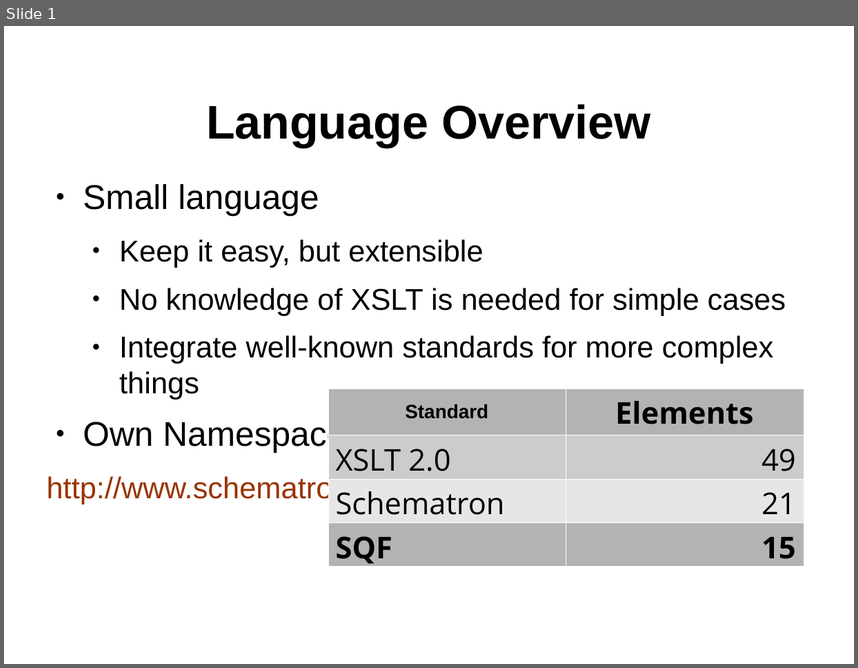
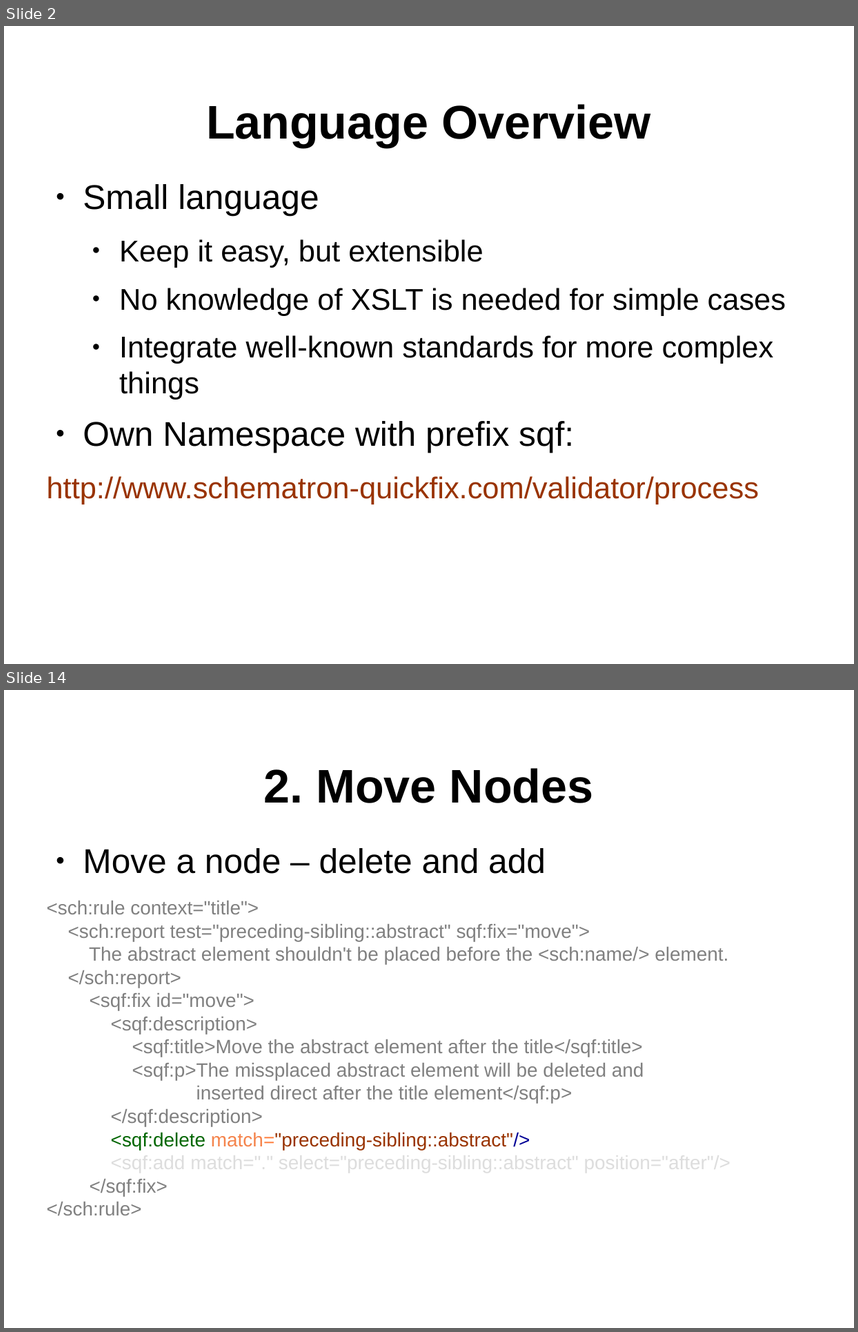
Before and after one commit to octavianN/Schematron-QuickFix-Language-Presentation, a slide deck: Final/SQF_nico.odp. Shown one above the other, each under a label of ours: slide 1 before the commit, slides 2 and 14 after it; the slides between them are not shown. The pictures are 858x668 and 858x1332 pixels, drawn with LibreOffice and Linux fonts; fonts in the diff are those of the drawing; background and template pictures are left out. Boxes give left, top, right and bottom in pixels: in the first picture for what was removed or moved away, otherwise in the second. Text is boxed around its words. In the diff, an @@ line names an element or a change of style, - is before the commit and + after.

```diff
--- a/Final/SQF_nico.odp
+++ b/Final/SQF_nico.odp
@@ slide 14 added at <box>4,690,854,1328</box>, background #FFFFFF; not listed: 1 template element that a slide beside it also shows @@
@@ title added at <box>264,768,594,803</box>, 44 pt, text #000000, bold @@
+2. Move Nodes
@@ text added at <box>47,848,728,1215</box>, 18 pt, text #808080 @@
+● Move a node – delete and add
+<sch:rule context="title">
+<sch:report test="preceding-sibling::abstract" sqf:fix="move">
+The abstract element shouldn't be placed before the <sch:name/> element.
+</sch:report>
+<sqf:fix id="move">
+<sqf:description>
+<sqf:title>Move the abstract element after the title</sqf:title>
+<sqf:p>The missplaced abstract element will be deleted and
+inserted direct after the title element</sqf:p>
+</sqf:description>
+<sqf:delete match="preceding-sibling::abstract"/>
+<sqf:add match="." select="preceding-sibling::abstract" position="after"/>
+</sqf:fix>
+</sch:rule>
@@ what was slide 1 is now slide 2 @@
@@ slide 2 changed as well @@
@@ table removed at <box>328,388,803,569</box>, 4 rows, 2 columns @@
-Standard | Elements
-XSLT 2.0 | 49
-Schematron | 21
-SQF | 15
```
Also in this commit, not shown: 7 other slides changed, 16 other slides added, 1 slide removed.
